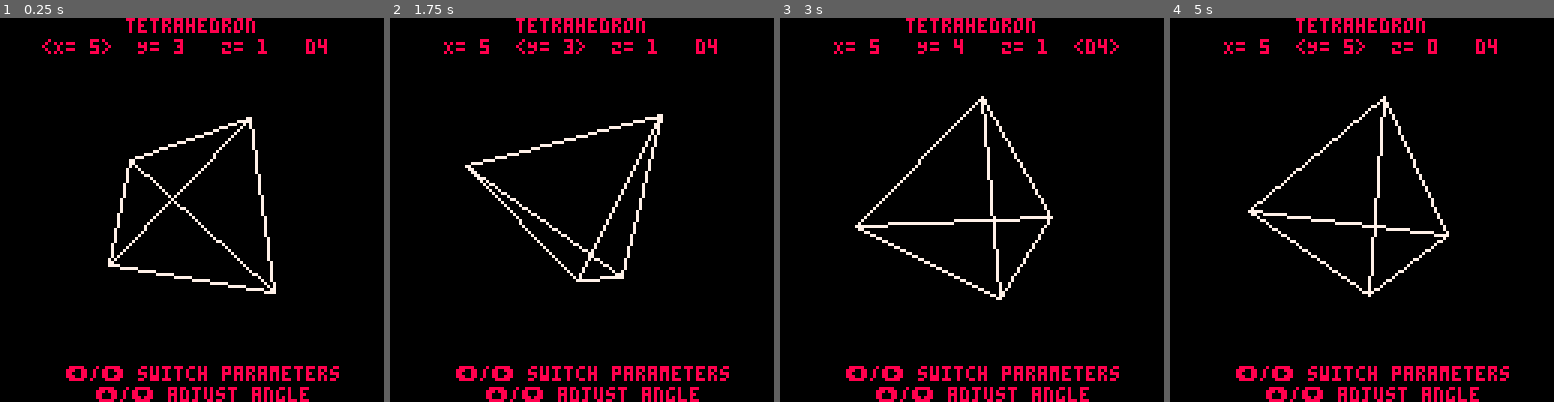
Above: before the commit, frames 1-4 (left to right).
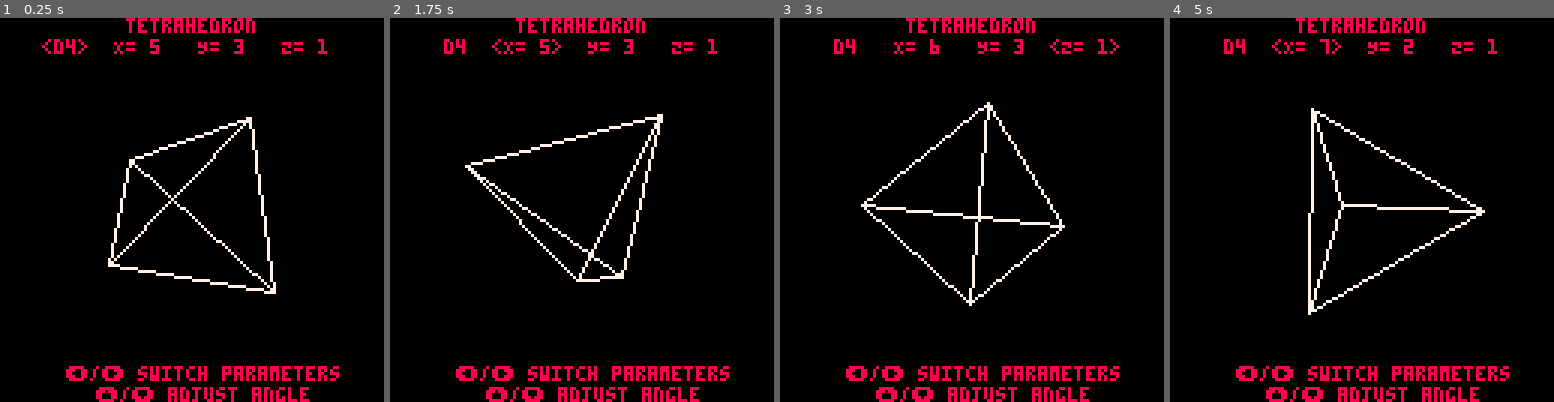
Above: after the commit, the same moments.

Repository: kakardo/Pico-8
Game: PICO-8 cartridge game carts/02 platonic solids viewer/platonic_solids_viewer.p8
The game is run twice, just before and just after one commit, with the same random seed, the same clock (stepped at 60 frames per second) and the same inputs.
Inputs:
- Up to frame 1 (0.25 s): no input
- Up to frame 2 (1.75 s): hold Right from 1.6 s (still down)
- Up to frame 3 (3 s): release Right at 2.1 s; hold Up 2.15-2.42 s; hold Right from 2.47 s (still down)
- Up to frame 4 (5 s): release Right at 3.03 s; hold Left 3.08-3.58 s; hold Down 3.63-3.97 s; hold Right 4.02-4.68 s; hold Up from 4.73 s (still down)

The runs differ from the first frame. In frame 1, 1.0% of the frame differs, in the area x 14-86%, y 5-10%; in frame 2, 1.0%; in frame 3, 4.0%; in frame 4, 4.4%, in the area x 14-86%, y 5-78%.

Commit message:
Changed menu order: now starts with shape then rotation params.

Diff:
--- a/game carts/02 platonic solids viewer/main.lua
+++ b/game carts/02 platonic solids viewer/main.lua
@@ -40,7 +40,7 @@
 		}
 	},
 	{
-		name="cube", dice="d4", color=9,
+		name="cube", dice="d6", color=9,
 		v = { -- vertices (8 in a cube) Front: -1, Back: +1
 			{-1,-1,-1}, {1,-1,-1}, {1,1,-1}, {-1,1,-1},
 			{-1,-1, 1}, {1,-1, 1}, {1,1, 1}, {-1,1, 1}
@@ -126,32 +126,32 @@
 	-- Vertical
 	if btnp(2) then
 		if selected == 0 then
-			angle_x_step += 0.001
-		elseif selected == 1 then
-			angle_y_step += 0.001
-		elseif selected == 2 then
-			angle_z_step += 0.001
-		else
 			if shape == 5 then
 				shape = 1
 			else
 				shape += 1
 			end
+		elseif selected == 1 then
+			angle_x_step += 0.001
+		elseif selected == 2 then
+			angle_y_step += 0.001
+		else
+			angle_z_step += 0.001
 		end
 	end
 	if btnp(3) then
 		if selected == 0 then
-			angle_x_step -= 0.001
-		elseif selected == 1 then
-			angle_y_step -= 0.001
-		elseif selected == 2 then
-			angle_z_step -= 0.001
-		else
 			if shape == 1 then
 				shape = 5
 			else
 				shape -= 1
 			end
+		elseif selected == 1 then
+			angle_x_step -= 0.001
+		elseif selected == 2 then
+			angle_y_step -= 0.001
+		else
+			angle_z_step -= 0.001
 		end
 	end
 
@@ -178,38 +178,37 @@
 	end
 
 	-- CONVERT LONG TEXT TO VARIABLES
+	text_shape = solids[shape].dice
 	text_x = "X= "..ceil(angle_x_step * 1000)
 	text_y = "Y= "..ceil(angle_y_step * 1000)
 	text_z = "Z= "..ceil(angle_z_step * 1000)
-	text_shape = solids[shape].dice
 
 	-- HIGHLIGHT CHOSEN OPTION
 	if selected == 0 then
+		text_shape = "<"..text_shape..">"
+		text_x = " "..text_x.." "
+		text_y = " "..text_y.." "
+		text_z = " "..text_z.." "
+	elseif selected == 1 then
+		text_shape = " "..text_shape.." "
 		text_x = "<"..text_x..">"
 		text_y = " "..text_y.." "
 		text_z = " "..text_z.." "
+	elseif selected == 2 then
 		text_shape = " "..text_shape.." "
-	elseif selected == 1 then
 		text_x = " "..text_x.." "
 		text_y = "<"..text_y..">"
 		text_z = " "..text_z.." "
+	else
 		text_shape = " "..text_shape.." "
-	elseif selected == 2 then
 		text_x = " "..text_x.." "
 		text_y = " "..text_y.." "
 		text_z = "<"..text_z..">"
-		text_shape = " "..text_shape.." "
-	else
-		text_x = " "..text_x.." "
-		text_y = " "..text_y.." "
-		text_z = " "..text_z.." "
-		text_shape = "<"..text_shape..">"
 	end
 
 	-- OPTION MENU
 	color = solids[shape].color
-	options = text_x.." "..text_y..
-              " "..text_z.." "..text_shape
+	options = text_shape.." "..text_x.." "..text_y.." "..text_z
 
 	print_centered_txt(solids[shape].name, 0, color)
 	print_centered_txt(options, 7, color)
